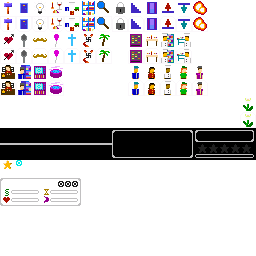
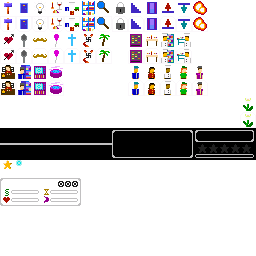
Two versions of the same layered image (256px x 256px). Layer-by-layer changes:
painted on "hud.png" over [16, 160, 22, 166]
